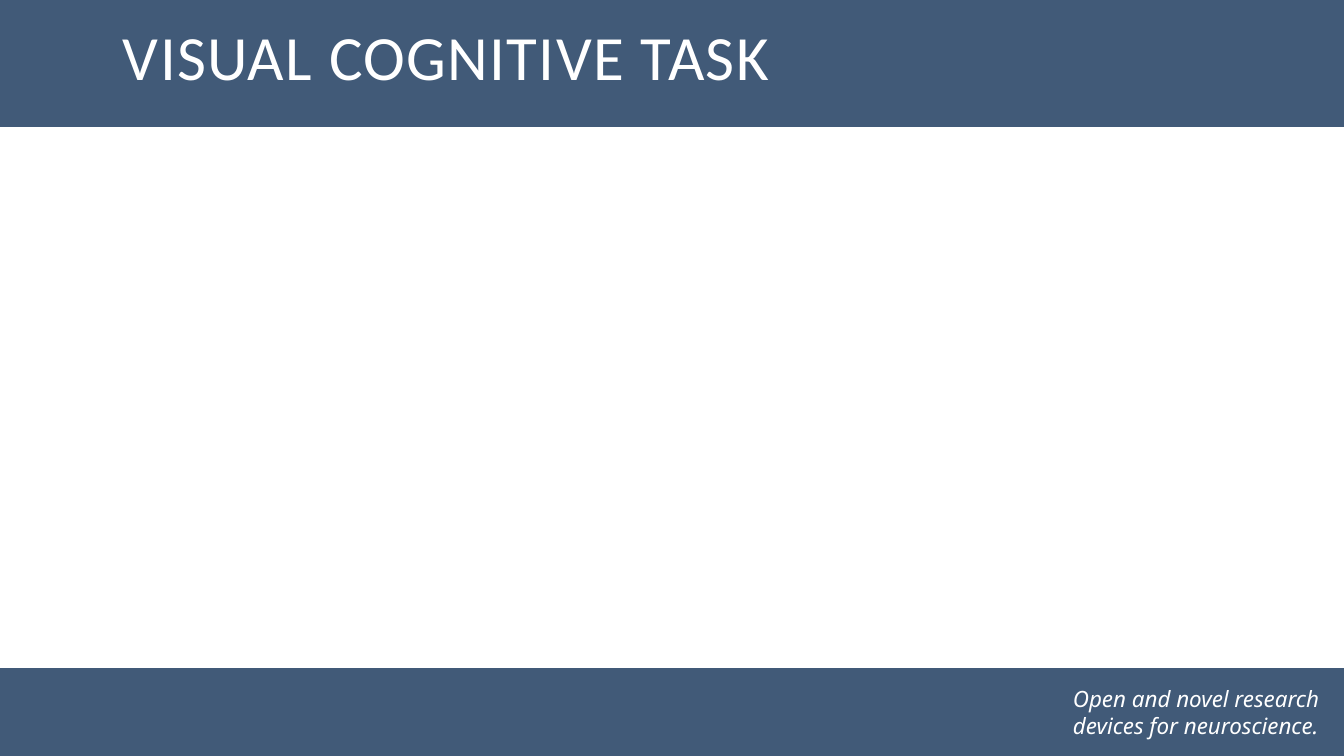
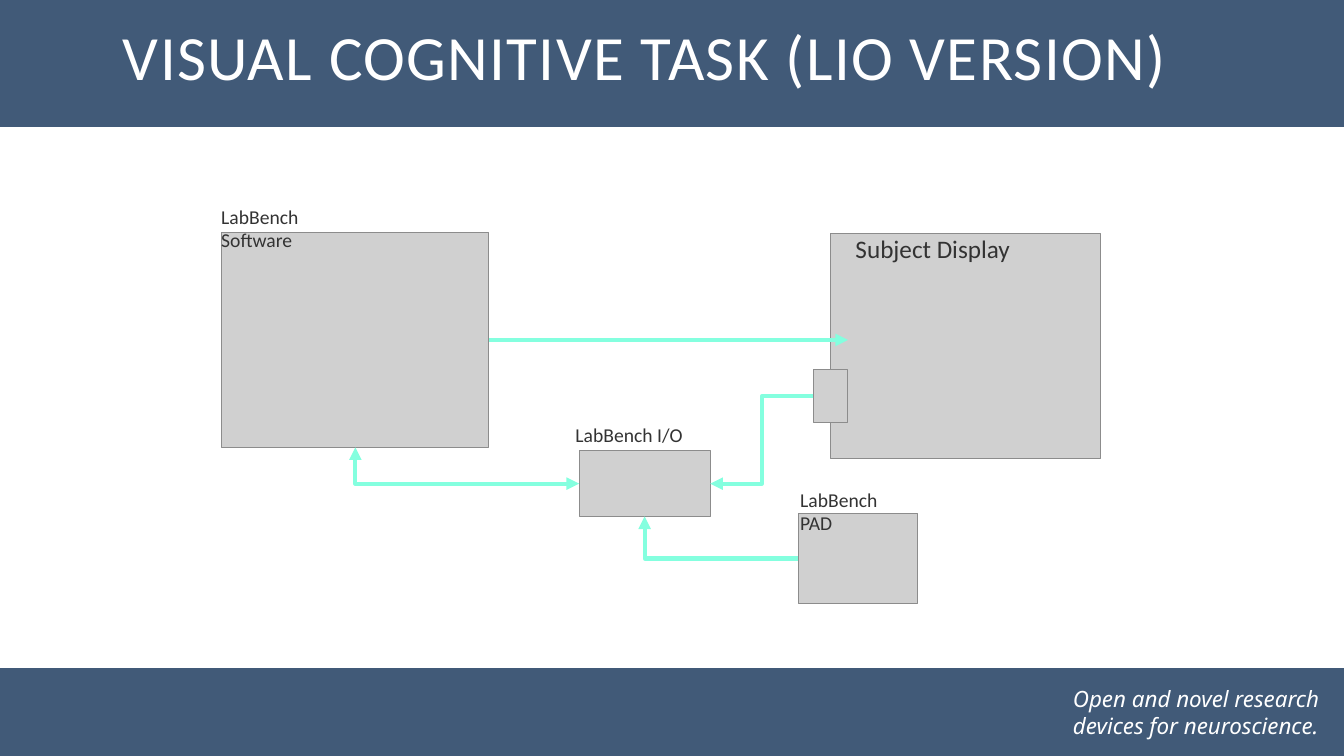
Before and after one commit to LabBench-Society/Protocols, a slide deck: slide 7 of Experiments.pptx. Drawn at 1344x756 pixels with LibreOffice and Linux fonts; fonts in the diff are those of the drawing; grey boxes stand for pictures; background and template pictures are left out. Boxes give left, top, right and bottom in pixels: in the first picture for what was removed or moved away, otherwise in the second. Text is boxed around its words. In the diff, an @@ line names an element or a change of style, - is before the commit and + after.

Commit message:
Work on the stop signal task

```diff
--- a/Experiments.pptx
+++ b/Experiments.pptx
@@ title at (123, 34, 1166, 89): text changed @@
-VISUAL COGNITIVE TASK
+VISUAL COGNITIVE TASK (LIO VERSION)
@@ text added at (221, 210, 298, 253), 14 pt, text #333333 @@
+LabBench Software
@@ picture added at (222, 233, 489, 448) @@
@@ picture added at (831, 234, 1101, 460) @@
@@ text added at (855, 240, 1010, 263), 18 pt, text #333333 @@
+Subject Display
@@ elbow arrow added from (489, 340) to (848, 340), #84FFDF 3 pt @@
@@ picture added at (814, 370, 848, 422) @@
@@ elbow arrow added from (814, 396) to (711, 484), #84FFDF 3 pt @@
@@ elbow double arrow added from (580, 484) to (356, 448), #84FFDF 3 pt @@
@@ text added at (575, 428, 682, 443), 14 pt, text #333333 @@
+LabBench I/O
@@ picture added at (580, 451, 711, 516) @@
@@ text added at (800, 493, 877, 530), 14 pt, text #333333 @@
+LabBench PAD
@@ elbow arrow added from (799, 559) to (645, 516), #84FFDF 3 pt @@
@@ picture added at (799, 513, 919, 603) @@
```
Also in this commit, not shown: 3 other slides changed, 1 slide added, 7 other files.
